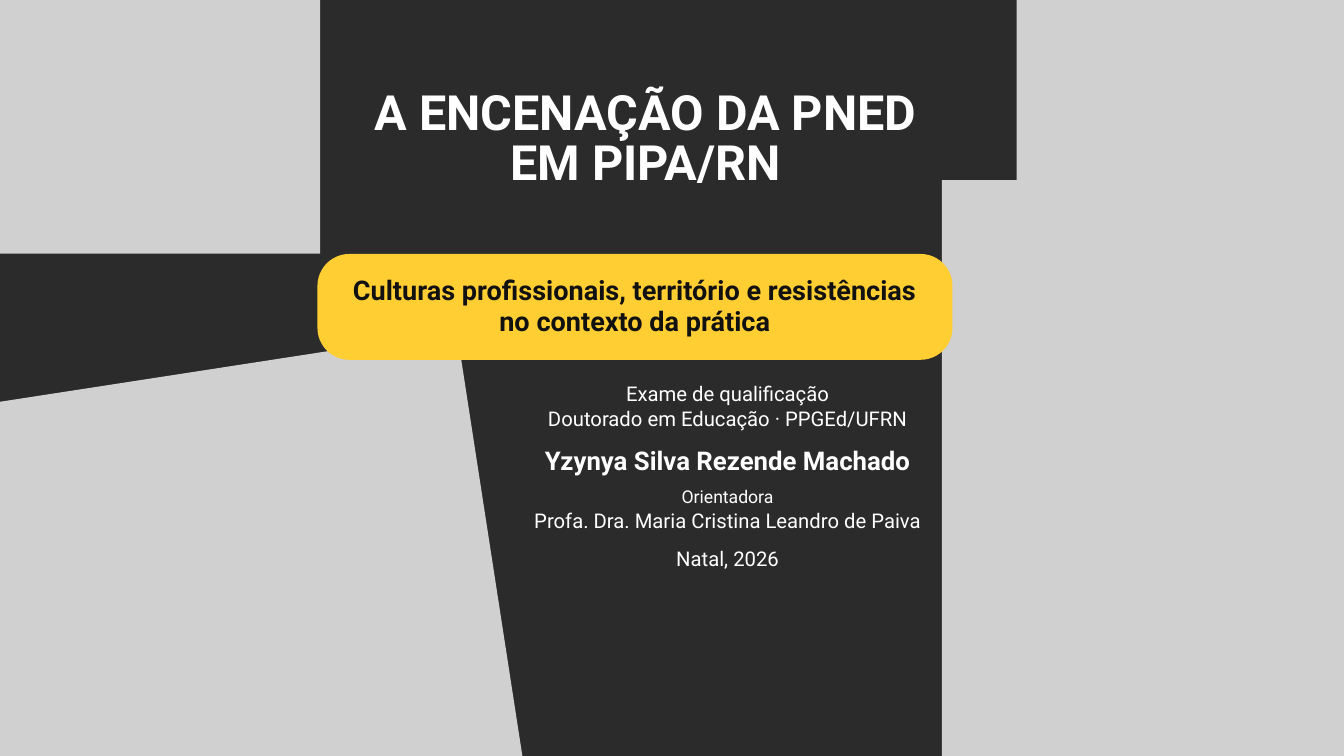
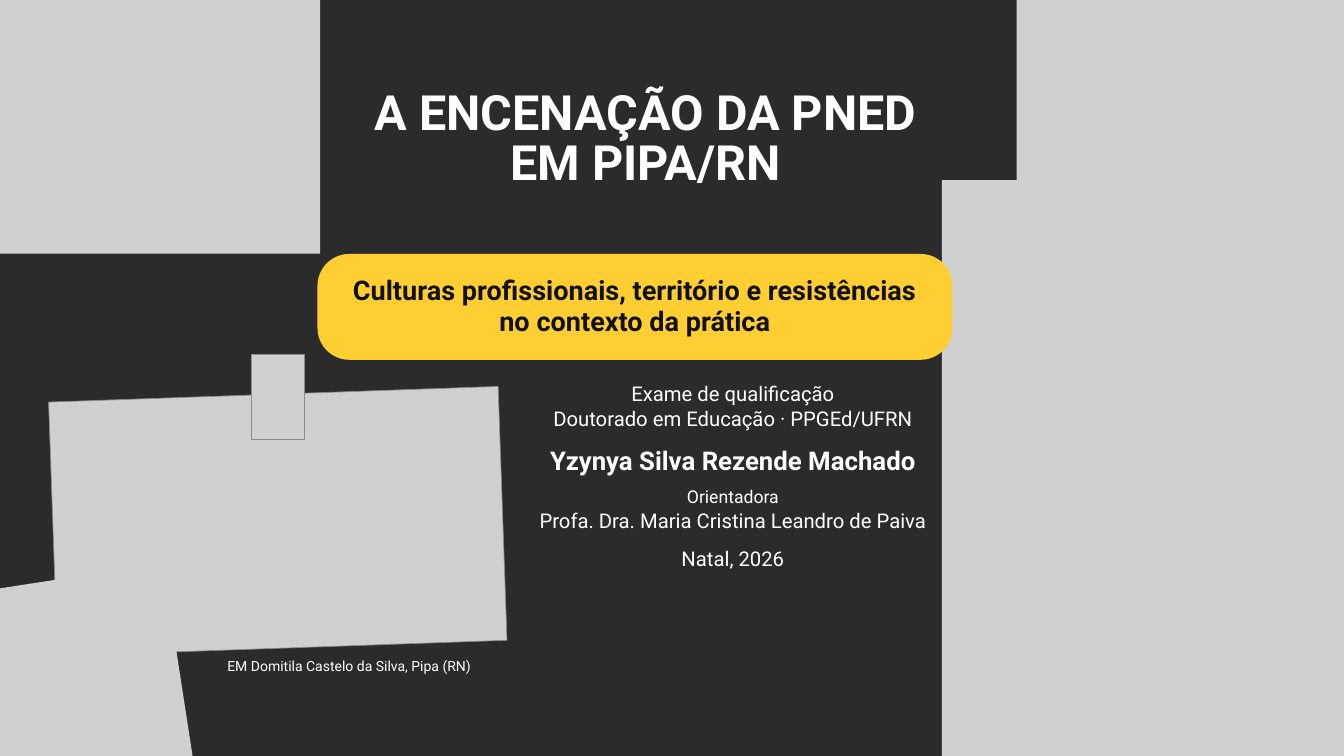
Before and after one commit to yzynya-beep/Tese, a slide deck: slide 1 of apresentacao_qualificacao/Qualificacao_PNED_Pipa.pptx. Drawn at 1344x756 pixels with LibreOffice and Linux fonts; fonts in the diff are those of the drawing; grey boxes stand for pictures; background and template pictures are left out; a plain dark background stands for a picture behind light text. Boxes give left, top, right and bottom in pixels: in the first picture for what was removed or moved away, otherwise in the second. Text is boxed around its words. In the diff, an @@ line names an element or a change of style, - is before the commit and + after.

```diff
--- a/apresentacao_qualificacao/Qualificacao_PNED_Pipa.pptx
+++ b/apresentacao_qualificacao/Qualificacao_PNED_Pipa.pptx
@@ picture added at (251,355,304,439) @@
@@ picture added at (49,387,507,656) @@
@@ text "Exame de qualificação": place and size @@
-text "Exame de qualificação" at (534,385,920,569)
+text "Exame de qualificação" at (540,385,926,569)
@@ picture: place and size @@
-picture at (0,331,534,756)
+picture at (0,563,195,756)
@@ text added at (227,660,471,674), 15 pt, text #FFFFFF @@
+EM Domitila Castelo da Silva, Pipa (RN)
```
Also in this commit, not shown: 11 other slides changed, 6 slides added, 11 slides removed, 3 other files.
